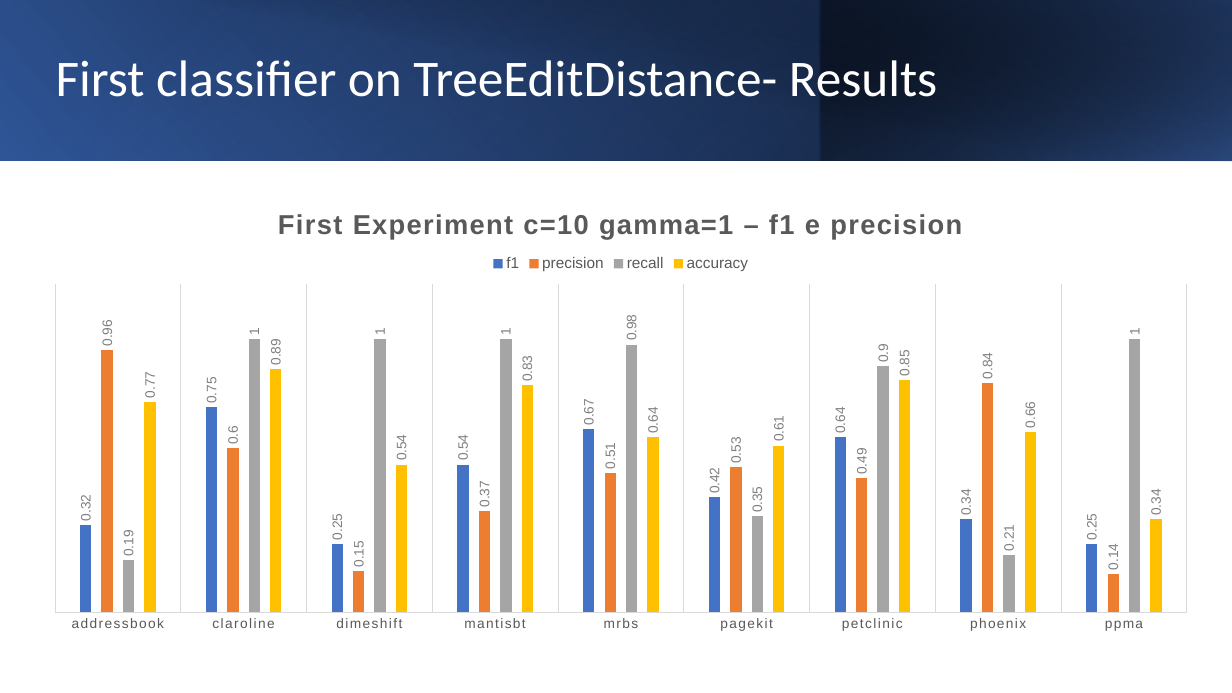
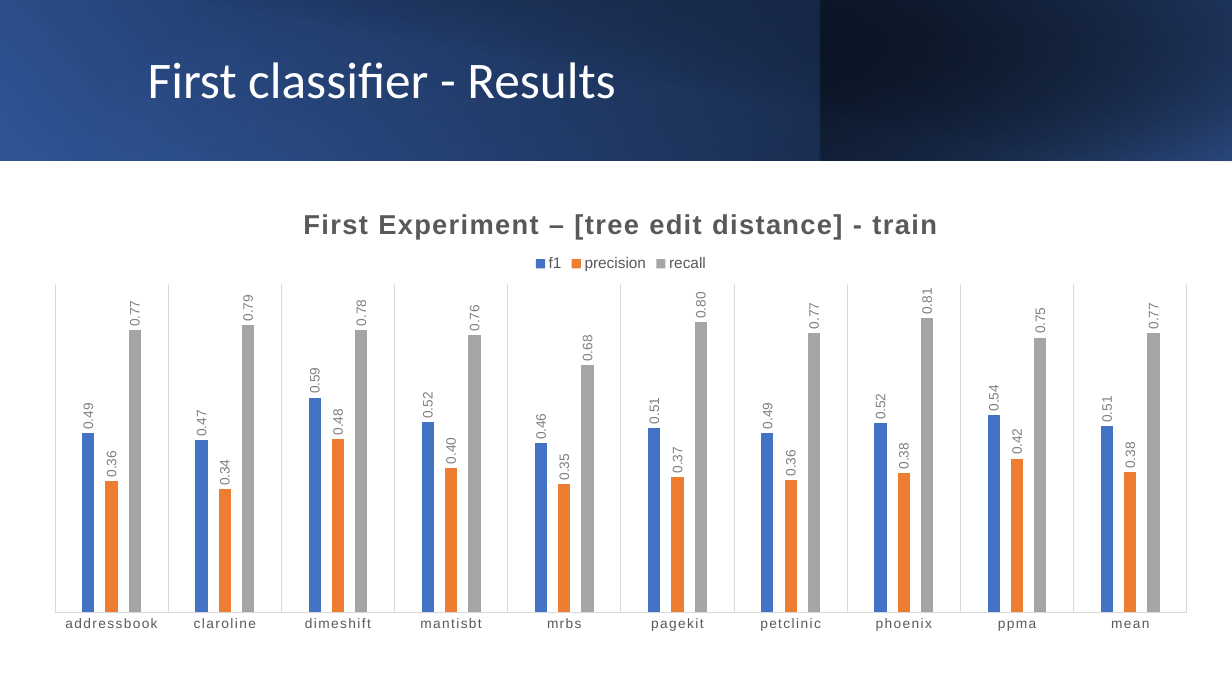
Before and after one commit to GiuseppePorcaro/Near-duplicate-states-with-kelp, a slide deck: slide 28 of src/main/resources/plots/Near duplicate states with kelp.pptx (slide 39 before the commit). Drawn at 1232x693 pixels with LibreOffice and Linux fonts; fonts in the diff are those of the drawing. Boxes give left, top, right and bottom in pixels: in the first picture for what was removed or moved away, otherwise in the second. Text is boxed around its words. In the diff, an @@ line names an element or a change of style, - is before the commit and + after.

```diff
--- a/src/main/resources/plots/Near duplicate states with kelp.pptx
+++ b/src/main/resources/plots/Near duplicate states with kelp.pptx
@@ title at [148, 62, 615, 99]: text changed @@
-First classifier on TreeEditDistance- Results
+First classifier - Results
@@ column chart at [31, 192, 1211, 640] @@
@@ title "First Experiment c=10 gamma=1 – f1 e precision " to "First Experiment – [tree edit distance] - train " @@
-categories: addressbook, claroline, dimeshift, mantisbt, mrbs, pagekit, petclinic, phoenix, ppma
+categories: addressbook, claroline, dimeshift, mantisbt, mrbs, pagekit, petclinic, phoenix, ppma, mean
-f1: 0.32, 0.75, 0.25, 0.54, 0.67, 0.42, 0.64, 0.34, 0.25
+f1: 0.49, 0.47, 0.59, 0.52, 0.46, 0.51, 0.49, 0.52, 0.54, 0.51
@@ data labels of f1 changed @@
-precision: 0.96, 0.6, 0.15, 0.37, 0.51, 0.53, 0.49, 0.84, 0.14
+precision: 0.36, 0.34, 0.47, 0.4, 0.35, 0.37, 0.36, 0.38, 0.42, 0.38
@@ data labels of precision changed @@
-recall: 0.19, 1, 1, 1, 0.98, 0.35, 0.9, 0.21, 1
+recall: 0.77, 0.79, 0.78, 0.76, 0.68, 0.8, 0.77, 0.81, 0.75, 0.77
@@ data labels of recall changed @@
-accuracy: 0.77, 0.89, 0.54, 0.83, 0.64, 0.61, 0.85, 0.66, 0.34
@@ value axis changed @@
```
Also in this commit, not shown: 4 other slides changed, 13 slides added, 18 slides removed, 5 other files.
